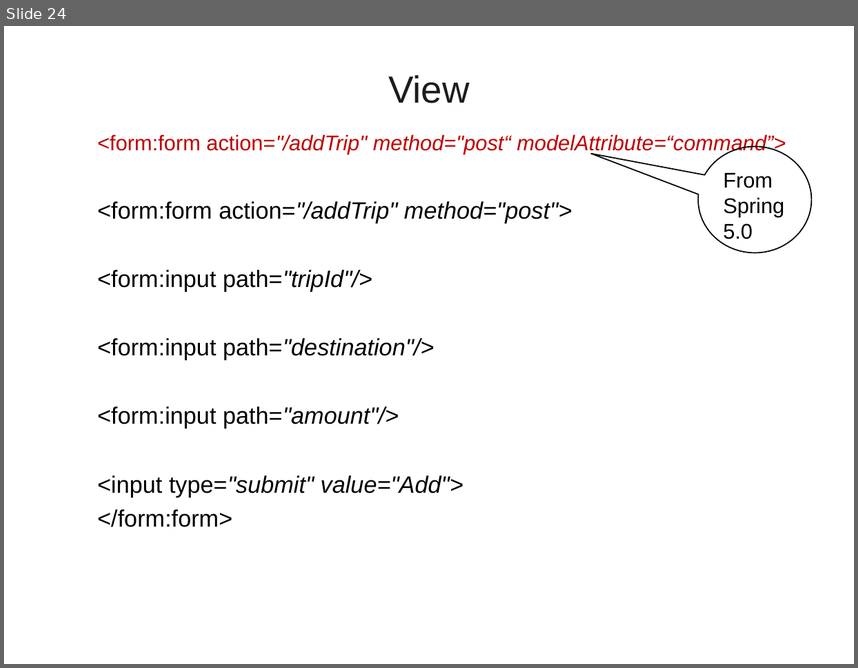
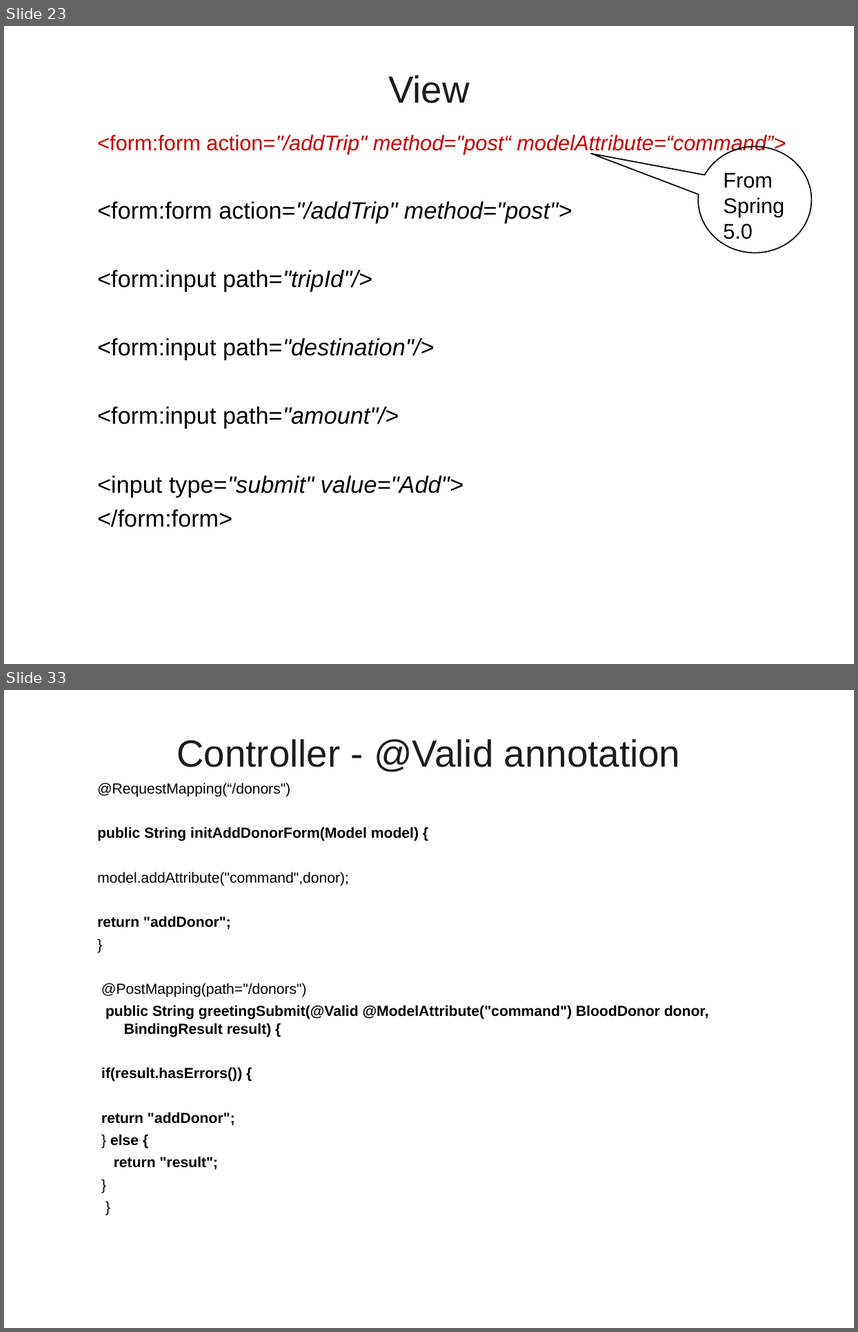
Before and after one commit to vatsanTraining/freshers_dec_2021, a slide deck: SpringBoot_MVC.ppt. Shown one above the other, each under a label of ours: slide 24 before the commit, slides 23 and 33 after it; the slides between them are not shown. The pictures are 858x668 and 858x1332 pixels, drawn with LibreOffice and Linux fonts; fonts in the diff are those of the drawing; background and template pictures are left out. Boxes give left, top, right and bottom in pixels: in the first picture for what was removed or moved away, otherwise in the second. Text is boxed around its words. In the diff, an @@ line names an element or a change of style, - is before the commit and + after.

```diff
--- a/SpringBoot_MVC.ppt
+++ b/SpringBoot_MVC.ppt
@@ slide 33 added at (x1=4, y1=690, x2=854, y2=1328), background picture (left out) @@
@@ title added at (x1=176, y1=739, x2=681, y2=772), 32 pt, text #1C1C1C @@
+Controller - @Valid annotation
@@ text added at (x1=97, y1=782, x2=709, y2=1170), 12.4 pt, text #000000, bold @@
+  @RequestMapping(“/donors")
+  public String initAddDonorForm(Model model) {
+  model.addAttribute("command",donor);
+  return "addDonor";
+  }
+  @PostMapping(path="/donors")
+  public String greetingSubmit(@Valid @ModelAttribute("command") BloodDonor donor, BindingResult result) {
+  if(result.hasErrors()) {
+  return "addDonor";
+  } else {
+  return "result";
+  }
+  }
@@ what was slide 24 is now slide 23 @@
```
Also in this commit, not shown: 3 slides changed, 9 other slides added.
